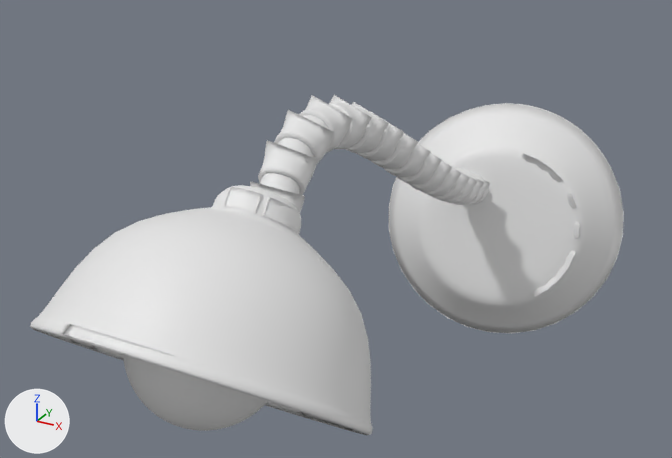
What one commit did to the Blender file Blender/DeskLight/DeskLight.blend.
Camera for both pictures: a 50 mm camera at (2.25, -6.29, 3.29) aimed at (-0.72, -0.9, 0.6). The lights are fixed; the arrows at lower left show +X, +Y and +Z.

Names of what the first picture shows: '円', '円.001', '円.002', '円.003', '球', '立方体.003'.
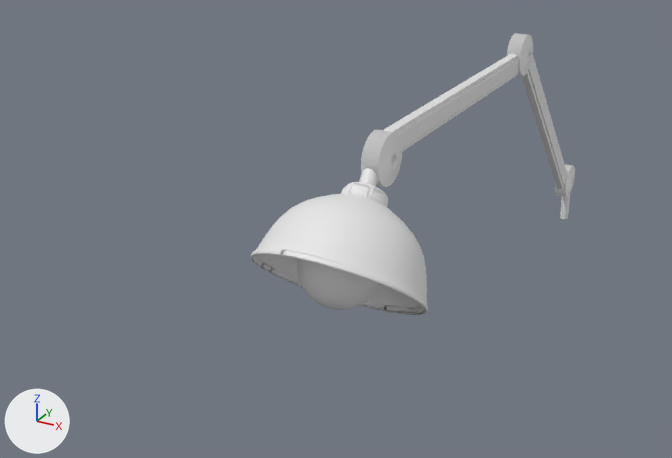
ob_ベジエカーブ_001 is not drawn itself; it is used by a modifier of ob_立方体_003.

What changed in the scene script:
```text
Remove ob_円:
    ob_円 = bpy.data.objects.new('円', me_円)
Remove ob_立方体_003:
    ob_立方体_003 = bpy.data.objects.new('立方体.003', me_立方体_003)
Change ob_円_002:
    ob_円_002.location: (-0.117, -3.748, 1.387) -> (-0.008, -2.463, 1.223)
    ob_円_002.scale: (0.807, 0.807, 0.807) -> (0.508, 0.508, 0.508)
Remove ob_ベジエカーブ_001:
    ob_ベジエカーブ_001 = bpy.data.objects.new('ベジエカーブ.001', cu_ベジエカーブ_001)
Change ob_球:
    ob_球.location: (-0.097, -3.285, 1.042) -> (0.005, -2.171, 1.006)
    ob_球.scale: (0.762, 0.762, 0.762) -> (0.48, 0.48, 0.48)
Change ob_円_001:
    ob_円_001.location: (-0.128, -3.748, 1.387) -> (-0.015, -2.463, 1.223)
    ob_円_001.scale: (0.784, 0.784, 0.784) -> (0.494, 0.494, 0.494)
Remove ob_円_003:
    ob_円_003 = bpy.data.objects.new('円.003', me_円_003)
Add ob_円柱_004:
    ob_円柱_004 = bpy.data.objects.new('円柱.004', me_円柱_005)  # 136 vertices, 70 faces; spans x -0.05..0.05, y -0.05..0.05, z -0.075..0.075
    ob_円柱_004.location = (-0.003, 2.747, -0.305)
    ob_円柱_004.rotation_euler = (6283.0, 0.0, 0.0)  # degrees (349, 0, 0)
    ob_円柱_004.scale = (0.823, 0.83, 2.92)
Add ob_円柱_003:
    ob_円柱_003 = bpy.data.objects.new('円柱.003', me_円柱_005.copy())
    ob_円柱_003.location = (-0.005, -1.814, 1.402)
    ob_円柱_003.rotation_euler = (-0.724, 0.0, 0.0)  # degrees (-41, 0, 0)
Add ob_円柱_002:
    ob_円柱_002 = bpy.data.objects.new('円柱.002', me_円柱_003)  # 1700 vertices, 1634 faces; spans x -0.16..0.16, y -0.16..0.16, z -0.075..0.079
    ob_円柱_002.location = (0.001, -1.655, 1.489)
    ob_円柱_002.rotation_euler = (0.0, 1.571, 0.0)  # degrees (0, 90, 0)
Add ob_立方体_001:
    ob_立方体_001 = bpy.data.objects.new('立方体.001', me_立方体_002)  # 28 vertices, 26 faces; spans x -0.16..0.16, y -1.8..1.8, z -0.1..0.1; modifiers BEVEL
    ob_立方体_001.location = (-0.003, -0.38, 1.546)
    ob_立方体_001.rotation_euler = (-3.1, 1.501, -3.1)  # degrees (-178, 86, -178)
    ob_立方体_001.scale = (0.569, 0.673, 0.428)
Add ob_円柱_001:
    ob_円柱_001 = bpy.data.objects.new('円柱.001', me_円柱_003.copy())
    ob_円柱_001.location = (0.001, 0.797, 1.598)
    ob_円柱_001.rotation_euler = (0.0, 1.571, 0.0)  # degrees (0, 90, 0)
Add ob_円柱:
    ob_円柱 = bpy.data.objects.new('円柱', me_円柱_003.copy())
    ob_円柱.location = (0.001, 2.618, -0.061)
    ob_円柱.rotation_euler = (0.0, 1.571, 0.0)  # degrees (0, 90, 0)
Add ob_立方体:
    ob_立方体 = bpy.data.objects.new('立方体', me_立方体_002.copy())  # modifiers BEVEL
    ob_立方体.location = (-0.002, 1.714, 0.772)
    ob_立方体.rotation_euler = (-1.571, 0.785, -1.571)  # degrees (-90, 45, -90)
    ob_立方体.scale = (0.569, 0.673, 0.404)
```

Pixel boxes (x1, y1, x2, y2) of what changed, in the pictures (672 x 458 px):
'円.002', moved, rescaled (48% narrower, 47% shorter)
    before: (30, 185, 373, 435)
    after: (251, 182, 428, 315)
'円', deleted
    before: (389, 103, 624, 334)
'立方体.003', deleted
    before: (250, 95, 490, 213)
'球', moved, rescaled
    before: (123, 355, 268, 431)
    after: (297, 259, 379, 310)
'円.001', moved, rescaled (46% narrower, 47% shorter)
    before: (37, 187, 359, 432)
    after: (252, 183, 424, 313)
'立方体.001', added
    after: (384, 54, 518, 152)
'立方体', added
    after: (522, 55, 567, 189)
'円柱.002', added
    after: (361, 130, 402, 187)
'円.003', deleted
    before: (521, 153, 580, 297)
'円柱.001', added
    after: (507, 33, 533, 76)
'円柱', added
    after: (555, 164, 575, 197)
'円柱.003', added
    after: (359, 168, 378, 187)
'円柱.004', added
    after: (560, 195, 570, 219)
